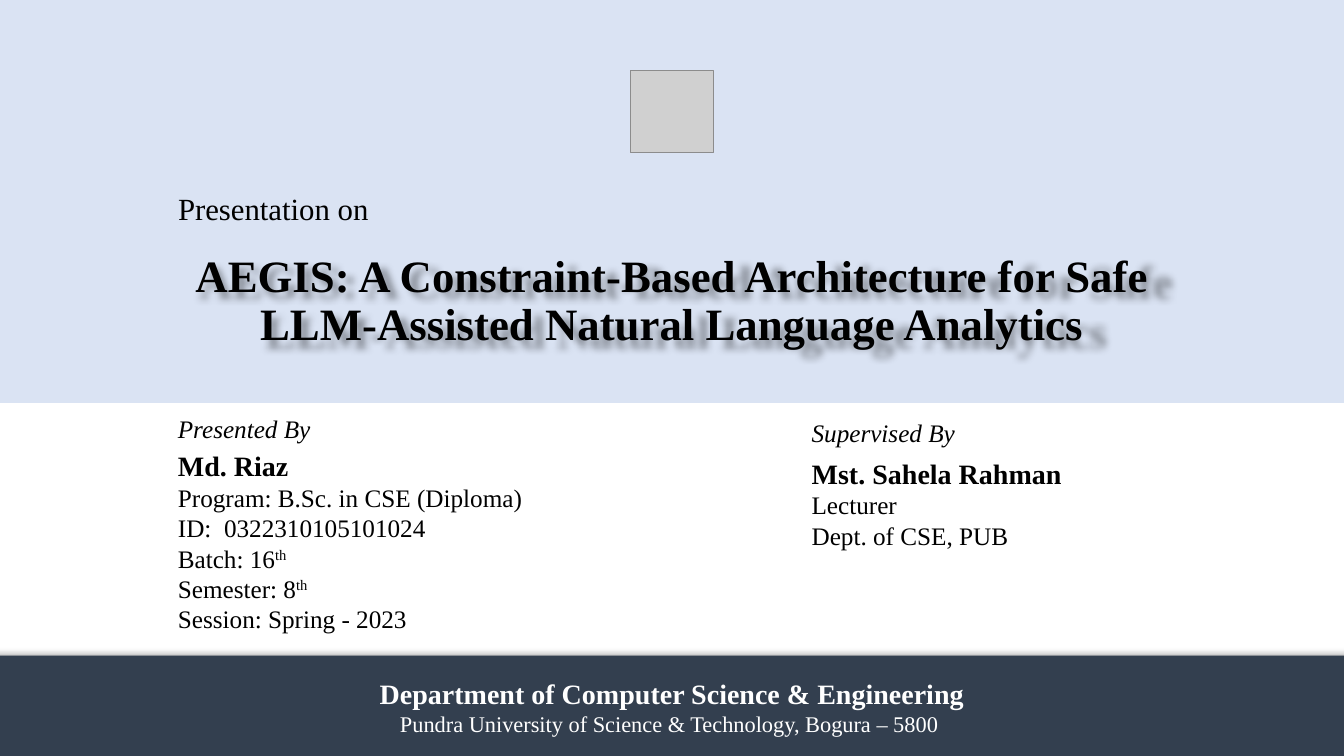
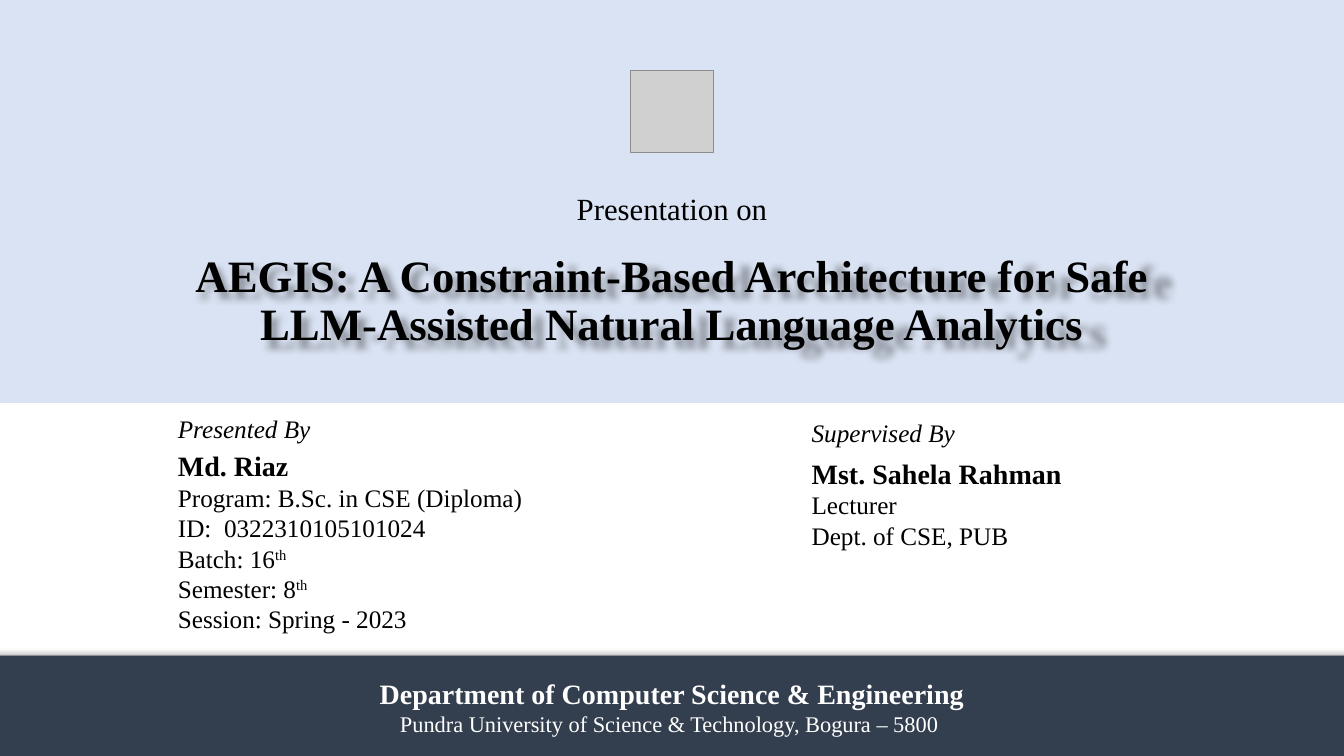
Before and after one commit to md-riaz/AEGIS-Research, a slide deck: slide 1 of docs/scripts/Md_Riaz_Mid_Defense_Final_0322310105101024.pptx. Drawn at 1344x756 pixels with LibreOffice and Linux fonts; fonts in the diff are those of the drawing; grey boxes stand for pictures. Boxes give left, top, right and bottom in pixels: in the first picture for what was removed or moved away, otherwise in the second. Text is boxed around its words. In the diff, an @@ line names an element or a change of style, - is before the commit and + after.

```diff
--- a/docs/scripts/Md_Riaz_Mid_Defense_Final_0322310105101024.pptx
+++ b/docs/scripts/Md_Riaz_Mid_Defense_Final_0322310105101024.pptx
@@ text "Presentation on" at [577,199,767,221]: alignment left to centre @@
```
Also in this commit, not shown: 1 other file.
